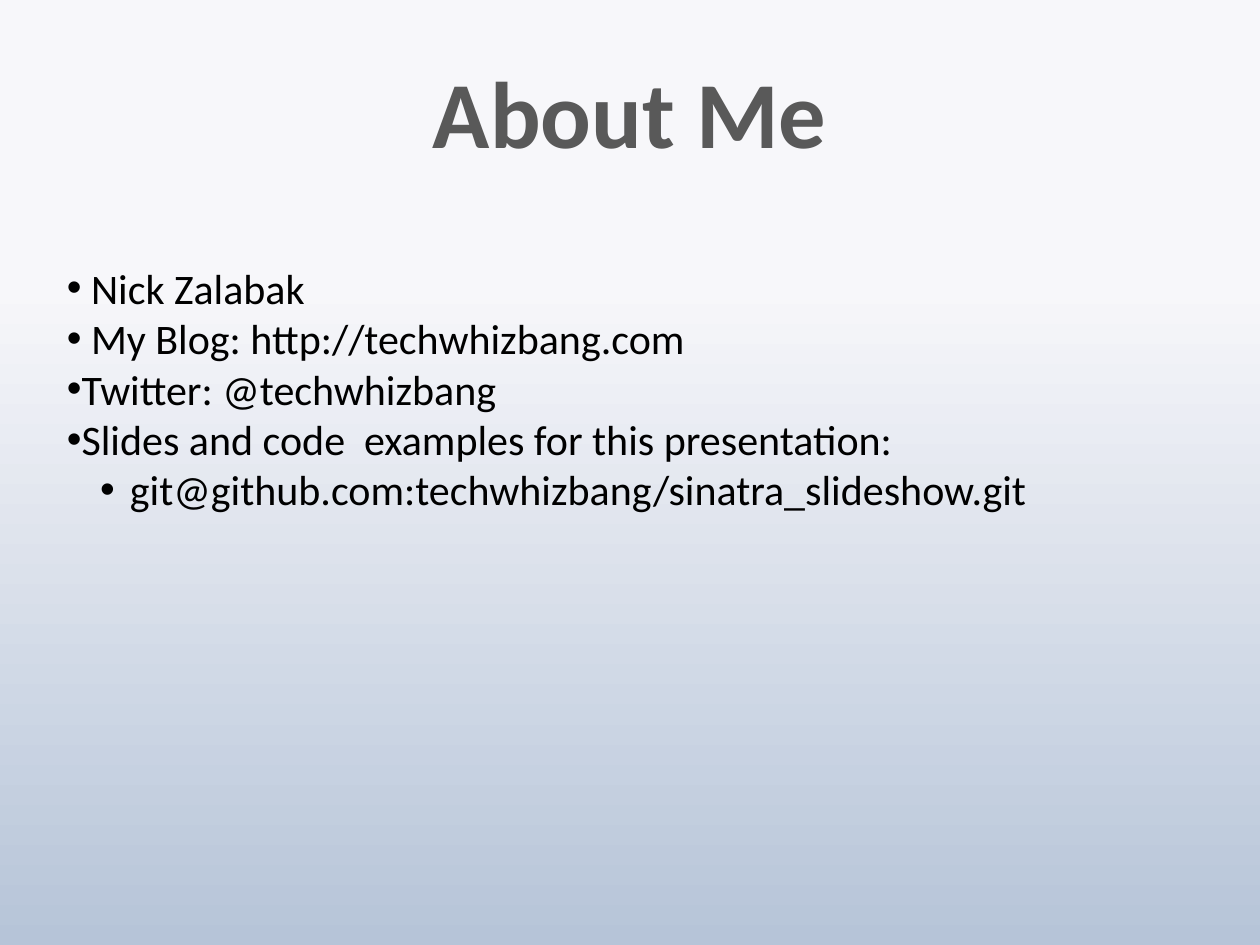
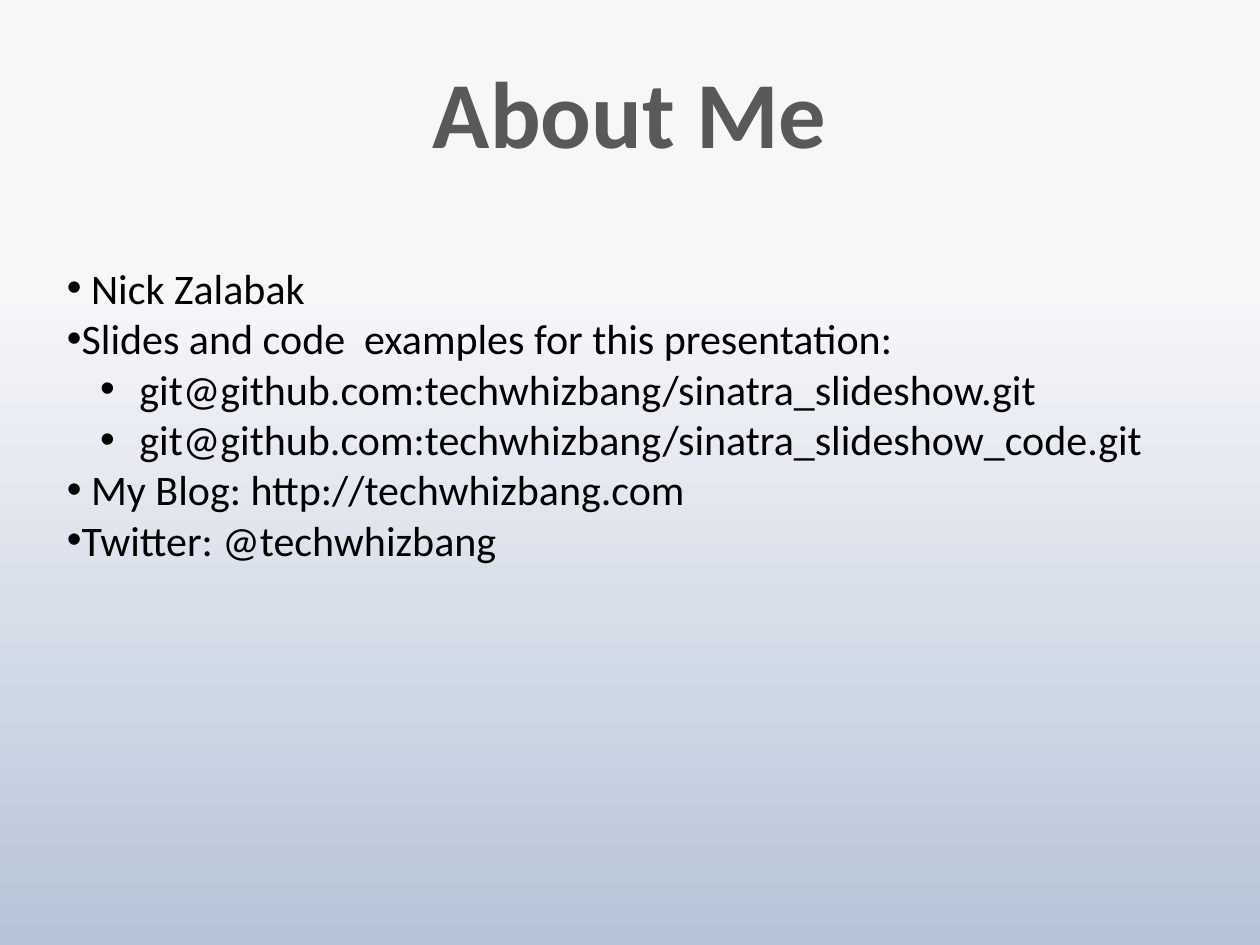
Before and after one commit to techwhizbang/sinatra_slideshow, a slide deck: slide 2 of sinatra.pptx. Drawn at 1260x945 pixels with LibreOffice and Linux fonts; fonts in the diff are those of the drawing. Boxes give left, top, right and bottom in pixels: in the first picture for what was removed or moved away, otherwise in the second. Text is boxed around its words. In the diff, an @@ line names an element or a change of style, - is before the commit and + after.

Commit message:
nz: more slides

```diff
--- a/sinatra.pptx
+++ b/sinatra.pptx
@@ text at (82, 324, 1141, 463): paragraphs added @@
+• Slides and code examples for this presentation:
+  • git@github.com:techwhizbang/sinatra_slideshow.git
+  • git@github.com:techwhizbang/sinatra_slideshow_code.git
@@ text at (82, 425, 1026, 513): paragraphs removed @@
-• Slides and code examples for this presentation:
-  • git@github.com:techwhizbang/sinatra_slideshow.git
```
Also in this commit, not shown: 8 other slides changed, 2 slides added.
